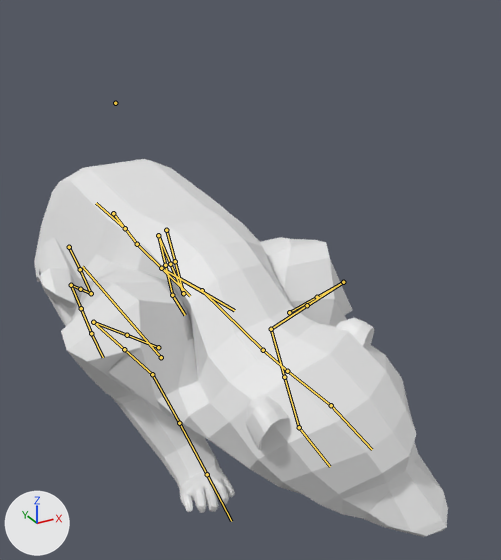
Before and after pictures for a commit that changed the FBX model HH/Assets/Entities/Harmfull/bear/Model/bear.fbx.
Both versions are drawn from a camera (50 mm lens) standing at (-0.99, -2.65, 1.62) and looking at (0.2, -0.5, 0.54). Arrows for +X, +Y and +Z are at lower left; the lights stay in place. Both versions are drawn at frame 85 of the action 'bear rig|bear/walk'; the numbers are the values there. The bones that bend it are drawn over the model as lines.

Objects in the first picture: 'bear'.
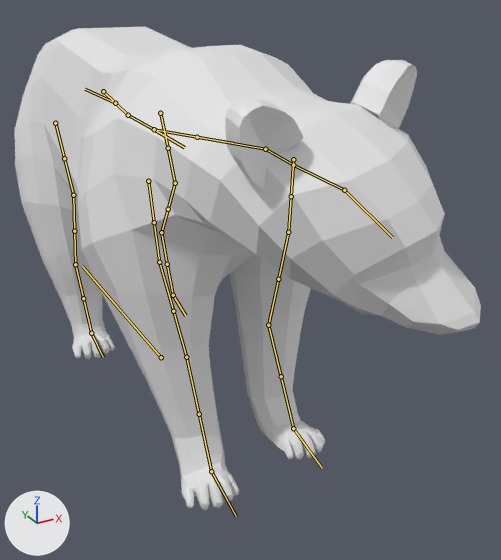
Pixel boxes [x1, y1, x2, y2] of what changed, in the pictures (501 x 560 px):
'bear', posed (13% wider, 28% taller)
    before: [34, 159, 448, 537]
    after: [15, 26, 481, 510]
bone 'DEF-spine', root to tip
    before: (113, 213) to (137, 244)
    after: (103, 91) to (128, 115)
bone 'DEF-spine.003', root to tip
    before: (202, 290) to (263, 350)
    after: (197, 137) to (265, 149)
bone 'DEF-neck', root to tip
    before: (263, 350) to (287, 371)
    after: (265, 149) to (293, 165)
bone 'DEF-head', root to tip
    before: (331, 405) to (372, 449)
    after: (344, 190) to (392, 237)
bone 'torso', root to tip
    before: (125, 228) to (96, 203)
    after: (115, 103) to (85, 89)
bone 'DEF-thigh.L', root to tip
    before: (166, 230) to (175, 261)
    after: (160, 113) to (168, 148)
bone 'DEF-shin.L', root to tip
    before: (183, 293) to (170, 264)
    after: (175, 183) to (168, 209)
bone 'DEF-foot.L', root to tip
    before: (158, 235) to (165, 265)
    after: (161, 232) to (167, 264)
bone 'DEF-toe.L', root to tip
    before: (172, 295) to (185, 315)
    after: (173, 295) to (185, 315)
bone 'DEF-thigh.R', root to tip
    before: (69, 247) to (80, 269)
    after: (55, 123) to (64, 158)
bone 'DEF-shin.R', root to tip
    before: (91, 293) to (80, 289)
    after: (73, 195) to (74, 231)
bone 'DEF-foot.R', root to tip
    before: (71, 285) to (81, 308)
    after: (75, 264) to (83, 298)
bone 'DEF-front_thigh.L', root to tip
    before: (289, 312) to (317, 297)
    after: (293, 159) to (291, 196)
bone 'DEF-front_thigh.L.001', root to tip
    before: (317, 297) to (343, 282)
    after: (291, 196) to (288, 232)
bone 'DEF-front_shin.L', root to tip
    before: (343, 282) to (307, 305)
    after: (288, 232) to (278, 279)
bone 'DEF-front_shin.L.001', root to tip
    before: (307, 305) to (271, 329)
    after: (278, 279) to (268, 325)
bone 'DEF-front_foot.L', root to tip
    before: (271, 329) to (284, 377)
    after: (268, 325) to (281, 376)
bone 'DEF-front_toe.L', root to tip
    before: (299, 427) to (330, 466)
    after: (293, 428) to (322, 468)
bone 'DEF-front_thigh.R', root to tip
    before: (158, 347) to (127, 335)
    after: (148, 181) to (154, 222)
bone 'DEF-front_shin.R', root to tip
    before: (93, 322) to (124, 349)
    after: (159, 262) to (173, 311)
bone 'DEF-front_shin.R.001', root to tip
    before: (124, 349) to (152, 374)
    after: (173, 311) to (186, 357)
bone 'DEF-front_foot.R', root to tip
    before: (152, 374) to (179, 423)
    after: (186, 357) to (199, 414)
bone 'DEF-front_toe.R', root to tip
    before: (207, 474) to (231, 521)
    after: (211, 471) to (236, 516)

The change in detail:
Bone 'DEF-spine' (bone_def_spine) moves from (0.0, 0.097, 0.58) to (0.0, 0.0, 0.0).
Bone 'DEF-spine.003' (bone_def_spine_003) turns from (15, 0, -3) to (1, 0, -3) degrees about its own x, y and z.
Bone 'DEF-neck' (bone_def_neck) turns from (-8, -2, -16) to (-2, 0, -14) degrees about its own x, y and z.
Bone 'DEF-head' (bone_def_head) turns from (-10, 6, -3) to (-2, 7, -5) degrees about its own x, y and z.
Bone 'torso' (bone_torso) moves from (0.0, 0.0, -0.588) to (0.0, 0.0, 0.0).
Bone 'DEF-thigh.L' (bone_def_thigh_l) turns from (-15, 0, 0) to (-5, 0, 0) degrees about its own x, y and z.
Bone 'DEF-shin.L' (bone_def_shin_l) turns from (101, 0, 0) to (0, 0, 0) degrees about its own x, y and z.
Bone 'DEF-shin.L' (bone_def_shin_l) is rescaled from (1.0, 0.99, 1.01) to (1.0, 1.0, 1.0).
Bone 'DEF-foot.L' (bone_def_foot_l) turns from (-100, 0, 0) to (0, 0, 0) degrees about its own x, y and z.
Bone 'DEF-foot.L' (bone_def_foot_l) is rescaled from (1.0, 0.99, 1.01) to (1.0, 1.0, 1.0).
Bone 'DEF-toe.L' (bone_def_toe_l) turns from (15, 0, 0) to (5, 0, 0) degrees about its own x, y and z.
Bone 'DEF-toe.L' (bone_def_toe_l) is rescaled from (0.99, 1.01, 1.0) to (1.0, 1.0, 1.0).
Bone 'DEF-thigh.R' (bone_def_thigh_r) turns from (-51, 0, 0) to (-15, 0, 0) degrees about its own x, y and z.
Bone 'DEF-shin.R' (bone_def_shin_r) turns from (87, 0, 0) to (-8, 0, 0) degrees about its own x, y and z.
Bone 'DEF-shin.R' (bone_def_shin_r) is rescaled from (1.0, 0.99, 1.01) to (1.0, 1.0, 1.0).
Bone 'DEF-foot.R' (bone_def_foot_r) turns from (-87, 0, 0) to (8, 0, 0) degrees about its own x, y and z.
Bone 'DEF-foot.R' (bone_def_foot_r) is rescaled from (1.0, 0.99, 1.01) to (1.0, 1.0, 1.0).
Bone 'DEF-toe.R' (bone_def_toe_r) turns from (51, 0, 0) to (15, 0, 0) degrees about its own x, y and z.
Bone 'DEF-toe.R' (bone_def_toe_r) is rescaled from (0.99, 1.02, 0.99) to (1.0, 1.0, 1.0).
Bone 'DEF-front_thigh.L' (bone_def_front_thigh_l) turns from (-104, 13, 10) to (7, -1, 18) degrees about its own x, y and z.
Bone 'DEF-front_thigh.L' (bone_def_front_thigh_l) is rescaled from (1.02, 0.96, 1.02) to (1.0, 1.0, 1.0).
Bone 'DEF-front_thigh.L.001' (bone_def_front_thigh_l_001) turns from (0, 5, 0) to (0, -1, 0) degrees about its own x, y and z.
Bone 'DEF-front_shin.L' (bone_def_front_shin_l) turns from (144, 28, -8) to (-1, -1, 0) degrees about its own x, y and z.
Bone 'DEF-front_shin.L' (bone_def_front_shin_l) is rescaled from (1.0, 0.98, 1.02) to (1.0, 1.0, 1.0).
Bone 'DEF-front_shin.L.001' (bone_def_front_shin_l_001) turns from (0, 22, 0) to (0, 1, 0) degrees about its own x, y and z.
Bone 'DEF-front_foot.L' (bone_def_front_foot_l) turns from (-12, 31, 33) to (-3, 2, -5) degrees about its own x, y and z.
Bone 'DEF-front_foot.L' (bone_def_front_foot_l) is rescaled from (1.01, 0.98, 1.0) to (1.0, 1.0, 1.0).
Bone 'DEF-front_toe.L' (bone_def_front_toe_l) turns from (-26, 11, 15) to (-13, 1, 3) degrees about its own x, y and z.
Bone 'DEF-front_thigh.R' (bone_def_front_thigh_r) turns from (-120, 3, 2) to (9, 2, -24) degrees about its own x, y and z.
Bone 'DEF-front_thigh.R' (bone_def_front_thigh_r) is rescaled from (1.02, 0.97, 1.02) to (1.0, 1.01, 1.0).
Bone 'DEF-front_shin.R' (bone_def_front_shin_r) turns from (146, 4, -1) to (-6, 1, 0) degrees about its own x, y and z.
Bone 'DEF-front_shin.R' (bone_def_front_shin_r) is rescaled from (1.01, 0.98, 1.01) to (1.0, 1.0, 1.0).
Bone 'DEF-front_shin.R.001' (bone_def_front_shin_r_001) turns from (0, -12, 0) to (0, 2, 0) degrees about its own x, y and z.
Bone 'DEF-front_foot.R' (bone_def_front_foot_r) turns from (-3, -14, -23) to (1, 2, 8) degrees about its own x, y and z.
Bone 'DEF-front_foot.R' (bone_def_front_foot_r) is rescaled from (1.02, 1.0, 0.98) to (1.0, 1.0, 1.0).
Bone 'DEF-front_toe.R' (bone_def_front_toe_r) turns from (-25, -14, -19) to (-12, -2, -3) degrees about its own x, y and z.
